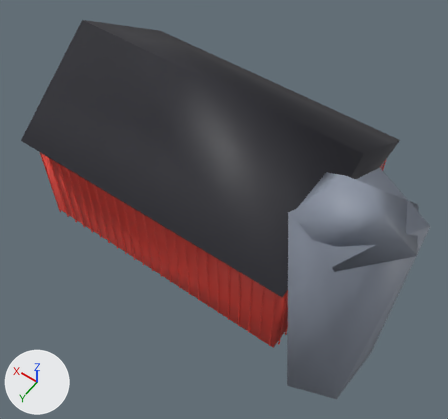
The glTF model public/models/lod2/barn.glb, before and after one commit.
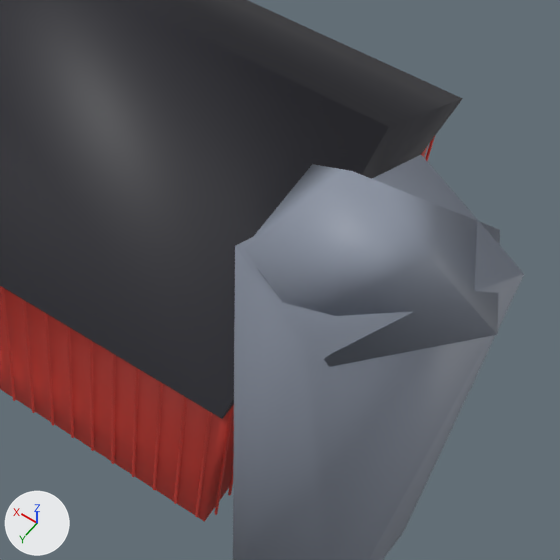
Old and new are each drawn whole from a 50 mm lens placed at (-10.64, 13.97, 22.93), pointed at (-1.99, 1.86, 3.89) and again close up on the part from 39% to 100% of the width and 22% to 88% of the height. Every picture has the same lights, and +X, +Y and +Z are marked at lower left. The first two pictures are the older version. Where no turn or scale is listed for an object, it has been applied to the vertices. Vertices at exactly the same position are counted once.

In view in the first close-up: 'barn'.
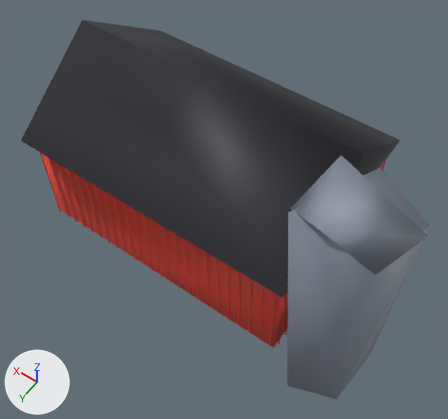
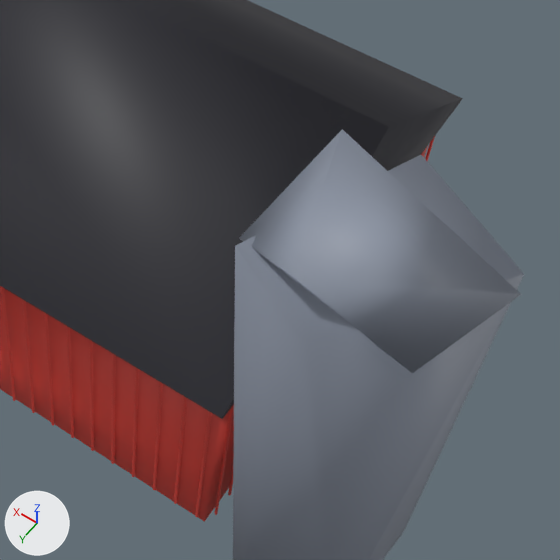
Where the newer file only moved an object's origin or applied its transform, the numbers keep the older frame.

Boxes [x1, y1, x2, y2] around the edits, measured in the close-ups (560 x 560 px; the box of a moved part takes in the faces that stretch with it):
part 1 of me_barn_004, moved or reshaped
    before: [244, 164, 500, 367]
    after: [239, 129, 521, 373]

Patch to the scene script:
```diff
--- a/public/models/lod2/barn.glb.py
+++ b/public/models/lod2/barn.glb.py
@@ me_barn_004 @@
 # used by ob_barn; location = (-1.58, 0.28, 5.07)
-me_barn_004.from_pydata(...)  # 1572 vertices, 2868 faces; spans x -7.9..7.9, y -4.7..4.7, z -5.1..5.1
-me_barn_004.vertices[30].co = (-6.2, 4.5, 3.4)  # pixel (329, 366)
-me_barn_004.vertices[31].co = (-5.3, 2.7, 5.1)  # pixel (352, 171)
-me_barn_004.vertices[32].co = (-4.5, 4.0, 4.2)  # pixel (243, 248)
-me_barn_004.vertices[33].co = (-4.3, 1.7, 3.6)  # pixel (312, 164)
-me_barn_004.vertices[34].co = (-7.9, 2.9, 3.6)  # pixel (497, 334)
-me_barn_004.vertices[35].co = (-7.1, 1.2, 3.6)  # pixel (499, 229)
+me_barn_004.from_pydata(...)  # 1572 vertices, 2868 faces; spans x -7.9..7.9, y -4.7..4.7, z -5.1..4.6
+# me_barn_004 part 1
+me_barn_004.vertices[30].co = (-7.1, 3.9, 3.3)  # pixel (412, 373)
+me_barn_004.vertices[31].co = (-5.4, 4.3, 4.6)  # pixel (292, 276)
+me_barn_004.vertices[32].co = (-4.1, 3.5, 3.6)  # pixel (238, 238)
+me_barn_004.vertices[33].co = (-7.9, 2.2, 3.8)  # pixel (521, 294)
+me_barn_004.vertices[34].co = (-5.0, 1.9, 3.0)
+me_barn_004.vertices[35].co = (-4.6, 1.5, 4.4)  # pixel (342, 129)
 me_barn_004.materials.append(mat_toy)
```
